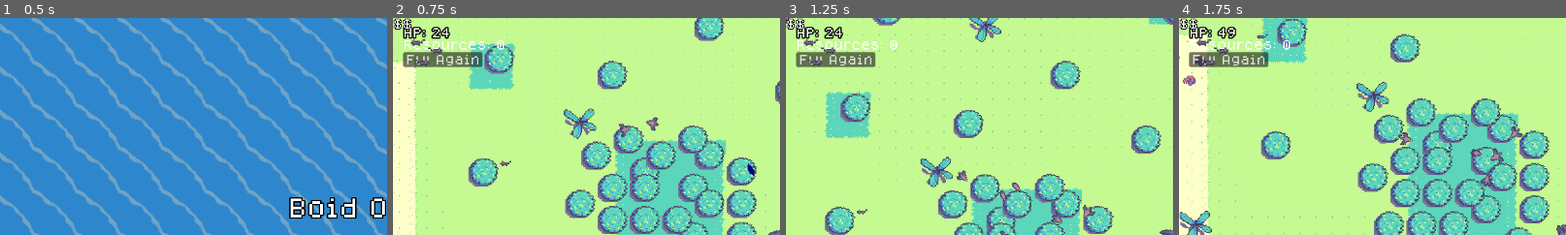
Above: before the commit, frames 1-4 (left to right).
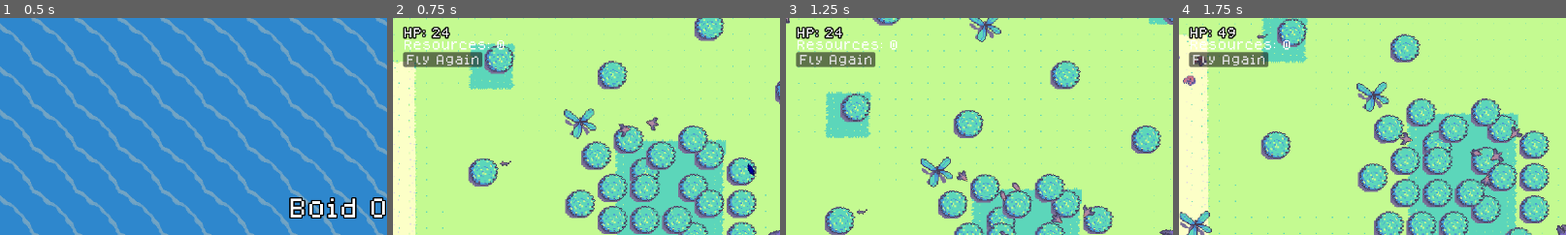
Above: after the commit, the same moments.

Repository: Kolbias/boidemic
Game: Godot game, scene res://ui/main_menu.tscn
The game is run twice, just before and just after one commit, with the same random seed, the same clock (stepped at 60 frames per second) and the same inputs.
Inputs:
- Up to frame 1 (0.5 s): no input
- Up to frame 2 (0.75 s): click "Play" at 0.5 s
- Up to frame 3 (1.25 s): no input
- Up to frame 4 (1.75 s): click "Fly Again" at 1.25 s
The pictures show only the part of the screen within x 0-50%, y 0-50%; the shares and areas given below are measured in that part.

Frame 1 is identical in both runs. In frame 2, 0.4% of the frame differs, in the area x 0-14%, y 0-23%; in frame 3, 0.4%; in frame 4, 0.4%.

Commit message:
Fixed UI

Diff:
--- a/ui/ui.tscn
+++ b/ui/ui.tscn
@@ -231,58 +231,54 @@
 
 [node name="Label" type="Label" parent="Control/MarginContainer/MarginContainer/UpgradePanel/UpgradeHbox/VBoxUpgrade6"]
 layout_mode = 2
-
 theme_override_colors/font_outline_color = Color(0, 0, 0, 1)
 theme_override_constants/outline_size = 4
 text = "Food"
 horizontal_alignment = 1
 
+[node name="CostLabel" type="Label" parent="Control/MarginContainer/MarginContainer/UpgradePanel/UpgradeHbox/VBoxUpgrade6"]
+layout_mode = 2
+theme_override_colors/font_outline_color = Color(0, 0, 0, 1)
+theme_override_constants/outline_size = 4
+text = "$$"
+horizontal_alignment = 1
+
+[node name="Panel" type="Panel" parent="Control/MarginContainer/MarginContainer/UpgradePanel/UpgradeHbox/VBoxUpgrade6"]
+custom_minimum_size = Vector2(100, 100)
+layout_mode = 2
+mouse_filter = 2
+
+[node name="Sprite2D" type="Sprite2D" parent="Control/MarginContainer/MarginContainer/UpgradePanel/UpgradeHbox/VBoxUpgrade6/Panel"]
+scale = Vector2(2, 2)
+texture = ExtResource("7_75ooc")
+offset = Vector2(25, 25)
+
+[node name="food_level_Button" type="Button" parent="Control/MarginContainer/MarginContainer/UpgradePanel/UpgradeHbox/VBoxUpgrade6"]
+layout_mode = 2
+text = "Upgrade
+"
+
+[node name="VBoxUpgrade5" type="VBoxContainer" parent="Control/MarginContainer/MarginContainer/UpgradePanel/UpgradeHbox"]
+layout_mode = 2
+size_flags_horizontal = 4
+mouse_filter = 2
+
+[node name="Label" type="Label" parent="Control/MarginContainer/MarginContainer/UpgradePanel/UpgradeHbox/VBoxUpgrade5"]
+layout_mode = 2
+theme_override_colors/font_outline_color = Color(0, 0, 0, 1)
+theme_override_constants/outline_size = 4
+text = "Danger -
+"
+horizontal_alignment = 1
+
 [node name="CostLabel" type="Label" parent="Control/MarginContainer/MarginContainer/UpgradePanel/UpgradeHbox/VBoxUpgrade5"]
 layout_mode = 2
 theme_override_colors/font_outline_color = Color(0, 0, 0, 1)
 theme_override_constants/outline_size = 4
 text = "$$"
-
-horizontal_alignment = 1
-
-[node name="Panel" type="Panel" parent="Control/MarginContainer/MarginContainer/UpgradePanel/UpgradeHbox/VBoxUpgrade6"]
-custom_minimum_size = Vector2(100, 100)
-layout_mode = 2
-mouse_filter = 2
-
-[node name="Sprite2D" type="Sprite2D" parent="Control/MarginContainer/MarginContainer/UpgradePanel/UpgradeHbox/VBoxUpgrade6/Panel"]
-scale = Vector2(2, 2)
-texture = ExtResource("7_75ooc")
-offset = Vector2(25, 25)
-
-[node name="food_level_Button" type="Button" parent="Control/MarginContainer/MarginContainer/UpgradePanel/UpgradeHbox/VBoxUpgrade6"]
-layout_mode = 2
-text = "Upgrade
-"
-
-[node name="VBoxUpgrade5" type="VBoxContainer" parent="Control/MarginContainer/MarginContainer/UpgradePanel/UpgradeHbox"]
-layout_mode = 2
-size_flags_horizontal = 4
-mouse_filter = 2
-
-[node name="Label" type="Label" parent="Control/MarginContainer/MarginContainer/UpgradePanel/UpgradeHbox/VBoxUpgrade5"]
-layout_mode = 2
-
-theme_override_colors/font_outline_color = Color(0, 0, 0, 1)
-theme_override_constants/outline_size = 4
-text = "Danger -
-"
-horizontal_alignment = 1
-
-[node name="CostLabel" type="Label" parent="Control/MarginContainer/MarginContainer/UpgradePanel/UpgradeHbox/VBoxUpgrade6"]
-layout_mode = 2
-theme_override_colors/font_outline_color = Color(0, 0, 0, 1)
-theme_override_constants/outline_size = 4
-text = "$$"
-horizontal_alignment = 1
-
-[node name="Panel" type="Panel" parent="Control/MarginContainer/MarginContainer/UpgradePanel/UpgradeHbox/VBoxUpgrade6"]
-
+horizontal_alignment = 1
+
+[node name="Panel" type="Panel" parent="Control/MarginContainer/MarginContainer/UpgradePanel/UpgradeHbox/VBoxUpgrade5"]
 custom_minimum_size = Vector2(100, 100)
 layout_mode = 2
 mouse_filter = 2
